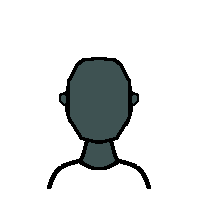
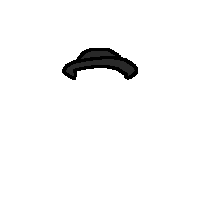
Two versions of the same layered image (200×200). Layer-by-layer changes:
showed group "hat" (4 layers) over [59, 48, 139, 119]
added layer "hat #1" in group "hat" over [62, 48, 138, 80]
hid group "base_skin" (7 layers) over [47, 57, 151, 189]
hid "green screen skin #1" over [47, 57, 151, 189]
